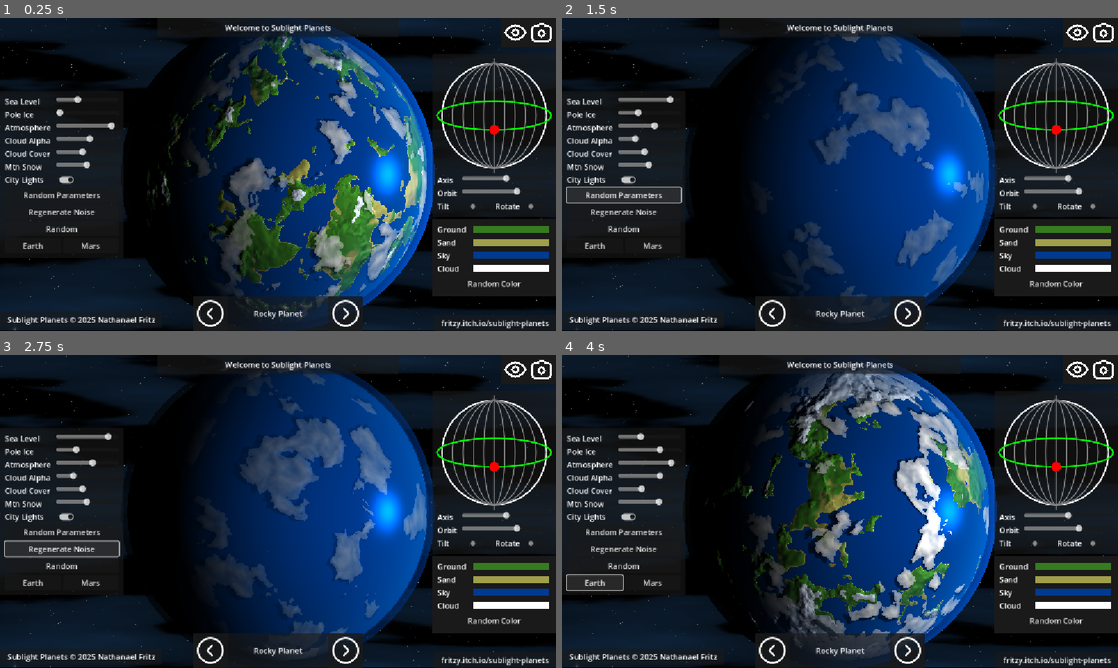
Above: before the commit, frames 1-4 (two rows, left to right).
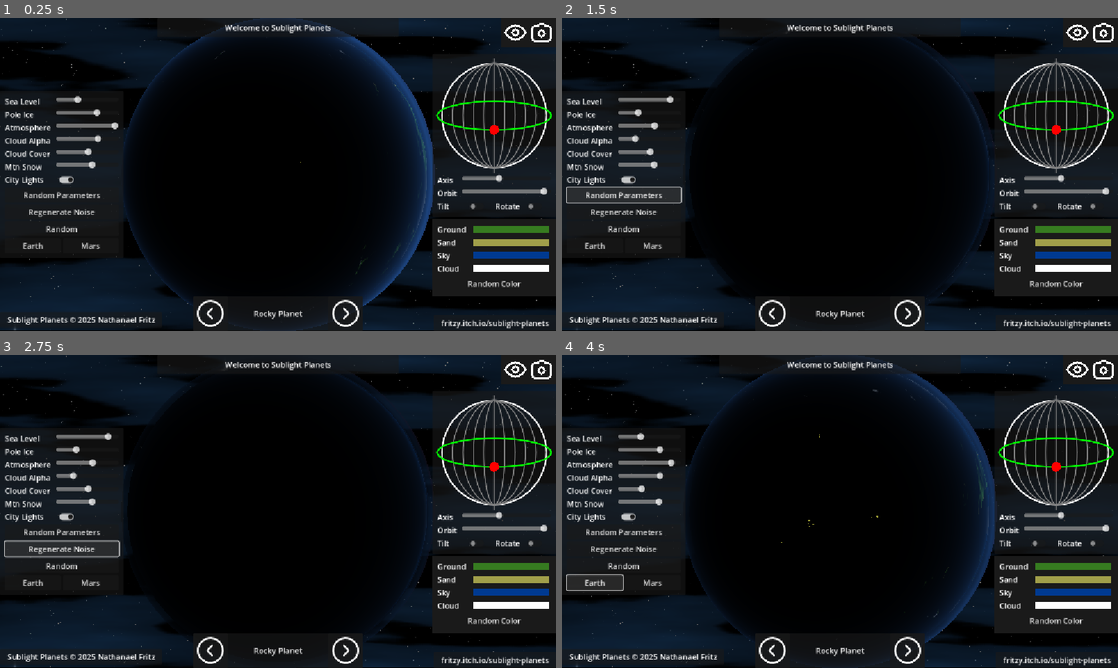
Above: after the commit, the same moments.

Repository: fritzy/sublight-planets
Game: Godot game, scene res://scenes/planet_toy/planet_toy.tscn
Two runs of this game, one before a commit and one after it. Both use one fixed random seed, a clock stepped at 60 frames per second and the inputs below.
Inputs (mouse positions are in pixels of both pictures, inside the frame that each line leads up to):
- Up to frame 1 (0.25 s): no input
- Up to frame 2 (1.5 s): click (628, 180) at 0.5 s; click "Random Parameters" at 1.25 s
- Up to frame 3 (2.75 s): click "Regenerate Noise" at 2 s
- Up to frame 4 (4 s): click "Random" at 2.75 s; click "Earth" at 3.5 s

The runs differ from the first frame. In frame 1, 32% of the frame differs, in the area x 10-99%, y 0-98%; in frame 2, 32%; in frame 3, 32%; in frame 4, 32%.

Commit message:
Added atmosphere backscatter and orange sunset

Diff:
--- a/project.godot
+++ b/project.godot
@@ -12,7 +12,7 @@
 
 config/name="Sublight Planets"
 run/main_scene="uid://dkw7xp0d8w2us"
-config/features=PackedStringArray("4.4", "Forward Plus")
+config/features=PackedStringArray("4.5", "Forward Plus")
 boot_splash/image="uid://diole2qm4jx44"
 config/icon="res://icon.svg"
 
--- a/scenes/celestials/rocky_planet/rocky_planet.tscn
+++ b/scenes/celestials/rocky_planet/rocky_planet.tscn
@@ -23,9 +23,9 @@
 
 [sub_resource type="NoiseTexture2D" id="NoiseTexture2D_234o1"]
 width = 1024
+noise = SubResource("FastNoiseLite_y7qev")
+color_ramp = SubResource("Gradient_f3vsn")
 seamless = true
-color_ramp = SubResource("Gradient_f3vsn")
-noise = SubResource("FastNoiseLite_y7qev")
 
 [sub_resource type="FastNoiseLite" id="FastNoiseLite_xdmfv"]
 seed = -174228524
@@ -47,16 +47,16 @@
 
 [sub_resource type="NoiseTexture2D" id="NoiseTexture2D_tf0q4"]
 width = 1024
+noise = SubResource("FastNoiseLite_qs0cu")
+seamless = true
 invert = true
-seamless = true
 as_normal_map = true
 bump_strength = 0.5
-noise = SubResource("FastNoiseLite_qs0cu")
 
 [sub_resource type="NoiseTexture2D" id="NoiseTexture2D_xqne2"]
 width = 1024
+noise = SubResource("FastNoiseLite_qs0cu")
 seamless = true
-noise = SubResource("FastNoiseLite_qs0cu")
 
 [sub_resource type="Gradient" id="Gradient_gc3go"]
 offsets = PackedFloat32Array(0.447, 1)
@@ -71,17 +71,17 @@
 
 [sub_resource type="NoiseTexture2D" id="NoiseTexture2D_k8vck"]
 width = 1024
+noise = SubResource("FastNoiseLite_ecbt1")
+color_ramp = SubResource("Gradient_gc3go")
 seamless = true
 as_normal_map = true
 bump_strength = 20.0
-color_ramp = SubResource("Gradient_gc3go")
-noise = SubResource("FastNoiseLite_ecbt1")
 
 [sub_resource type="NoiseTexture2D" id="NoiseTexture2D_c4fhx"]
 width = 1024
+noise = SubResource("FastNoiseLite_ecbt1")
+color_ramp = SubResource("Gradient_gc3go")
 seamless = true
-color_ramp = SubResource("Gradient_gc3go")
-noise = SubResource("FastNoiseLite_ecbt1")
 
 [sub_resource type="Gradient" id="Gradient_3ncfq"]
 offsets = PackedFloat32Array(0.157, 0.357, 0.622, 0.891)
@@ -93,17 +93,17 @@
 
 [sub_resource type="NoiseTexture2D" id="NoiseTexture2D_6dtud"]
 width = 1024
+noise = SubResource("FastNoiseLite_v34om")
+color_ramp = SubResource("Gradient_3ncfq")
 seamless = true
 as_normal_map = true
 bump_strength = 40.0
-color_ramp = SubResource("Gradient_3ncfq")
-noise = SubResource("FastNoiseLite_v34om")
 
 [sub_resource type="NoiseTexture2D" id="NoiseTexture2D_4nbul"]
 width = 1024
+noise = SubResource("FastNoiseLite_v34om")
+color_ramp = SubResource("Gradient_3ncfq")
 seamless = true
-color_ramp = SubResource("Gradient_3ncfq")
-noise = SubResource("FastNoiseLite_v34om")
 
 [sub_resource type="ShaderMaterial" id="ShaderMaterial_0fwbt"]
 shader = ExtResource("1_qey08")
@@ -118,17 +118,17 @@
 shader_parameter/ice_normal = SubResource("NoiseTexture2D_tf0q4")
 shader_parameter/ocean_depth = 0.653
 shader_parameter/speed = 0.05
-shader_parameter/ice_coverage = 0.0
-shader_parameter/cloud_opacity = 0.559
-shader_parameter/cloud_density = 0.425
-shader_parameter/atmosphere_opacity = 0.936
-shader_parameter/mtn_snow_height = 0.5
+shader_parameter/ice_coverage = 0.6750000320625
+shader_parameter/cloud_opacity = 0.6750000320625
+shader_parameter/cloud_density = 0.526000024985
+shader_parameter/atmosphere_opacity = 1.0
+shader_parameter/mtn_snow_height = 0.59999999031412
 shader_parameter/desert_color = Color(0.6328, 0.6218, 0.2917, 1)
 shader_parameter/ground_color = Color(0.2131, 0.4805, 0.1276, 1)
 shader_parameter/ocean_color = Color(0, 0.2277, 0.5703, 1)
 shader_parameter/cloud_color = Color(1, 1, 1, 1)
-shader_parameter/axis = 0.0
-shader_parameter/orbit = 0.82541
+shader_parameter/axis = -0.27299991831784
+shader_parameter/orbit = 2.9154101692993
 shader_parameter/enable_city_lights = true
 
 [node name="RockyPlanet" type="Node2D" node_paths=PackedStringArray("celestial_body")]
--- a/scenes/celestials/rocky_planet/rockyplanet.gdshader
+++ b/scenes/celestials/rocky_planet/rockyplanet.gdshader
@@ -130,6 +130,11 @@
 	// cut off at the cloud density
 	cloud_alpha = mix(cloud_alpha, 0.0, step(cloud_overlap, 1.0 - cloud_density));
 	return cloud_overlap * cloud_alpha * cloud_opacity;
+}
+
+float fresnel(float amount, vec3 normal, vec3 view)
+{
+	return pow((1.0 - clamp(dot(normalize(normal), normalize(view)), 0.0, 1.0 )), amount);
 }
 
 void fragment() {
@@ -290,13 +295,42 @@
 	// --- Atmosphere
 	// get the atmosphere lighting at a different radius
 	// based on the ocean/sky color
-	vec3 atmos_diff = get_phong_light(get_globe_normal(UV, 0.9), star_pos, ocean_color.rgb, 1.0, 0.8);
+	vec3 atmos_normal = get_globe_normal(UV, 1.0);
+	vec3 sky_color = mix(
+		ocean_color.rgb,
+		// orange sunset
+		vec3(.8, 0.18, 0.0),
+		// at the edge of the star fresnel
+		min(1.0, fresnel(2.0, atmos_normal, star_pos)
+		* fresnel(0.15, vec3(0.0, 0.0, 1.0), star_pos)
+	));
+	// front phong and back fresnel lighting
+	vec3 atmos_diff = max(
+		// standard phong lighting
+		get_phong_light(atmos_normal, star_pos, sky_color, 1.0, 0.8),
+		// back lighting effect
+		// fresnel opposite of light
+		fresnel(3.0, atmos_normal, -star_pos)
+			// only applying when the star is close to the back of the planet
+			* pow(dot(vec3(0.0, 0.0, -1.0), star_pos), 3.0)
+			// atmosphere bounce light from the sky color
+			* mix(ocean_color.rgb * 0.8, vec3(1.0), 0.12)
+			* atmosphere_opacity
+	);
 	// exponentially less in the middle than the edges
 	// apply how thick we want the atmosphere to show
-	atmos_diff *= pow(dist * 2.0, 6.0) * atmosphere_opacity;
-	// use a "screen blend" to add the atmosphere to the color so far
-	// https://godotshaders.com/snippet/blending-modes/
-	color = 1.0 - (1.0 - color) * (1.0 - atmos_diff);
+	// atmos_diff *= pow(dist * 2.0, 6.0) * atmosphere_opacity;
+	atmos_diff *= max(fresnel(0.7, atmos_normal, star_pos), 0.0);
+	color = mix(
+		// full opacity for planet
+		// use a "screen blend" to add the atmosphere to the color so far
+		// https://godotshaders.com/snippet/blending-modes/
+		1.0 - (1.0 - color) * (1.0 - atmos_diff * atmosphere_opacity),
+		// atmosphere opacity at the atmosphere layer
+		// full alpha beyond
+		atmos_diff * 1.0 * atmosphere_opacity,
+		step(0.477, dist)
+	);
 	// apply a lesser alpha to the atmosphere
 	// in case there are objects or stars behind this layer
 	float atmos_alpha = mix(
@@ -307,7 +341,6 @@
 		mix(atmosphere_opacity, 0.0, step(0.5, dist)),
 		step(0.48, dist)
 	);
-
 	// final color + alpha of the current UV pixel
 	COLOR = vec4(color.r, color.g, color.b, atmos_alpha);
 }
Not shown, changed: assets/godot-planet-splash.png.import
Not shown, changed: assets/icon_camera.svg.import
Not shown, changed: assets/icon_eye_closed.svg.import
Not shown, changed: assets/icon_eye_opened.svg.import
Not shown, changed: assets/icon_flash.svg.import
Not shown, changed: assets/left-white-icon.svg.import
Not shown, changed: assets/right-white-icon.svg.import
Not shown, changed: icon.svg.import
Not shown: 1 places in scenes/celestials/gas_giant/gas_giant2_intensity.tres that only renumber resources
Not shown: 1 places in scenes/celestials/gas_giant/gas_giant2_intensity2.tres that only renumber resources
Not shown: 2 places in scenes/celestials/rocky_planet/rocky_planet.tscn that only renumber resources
